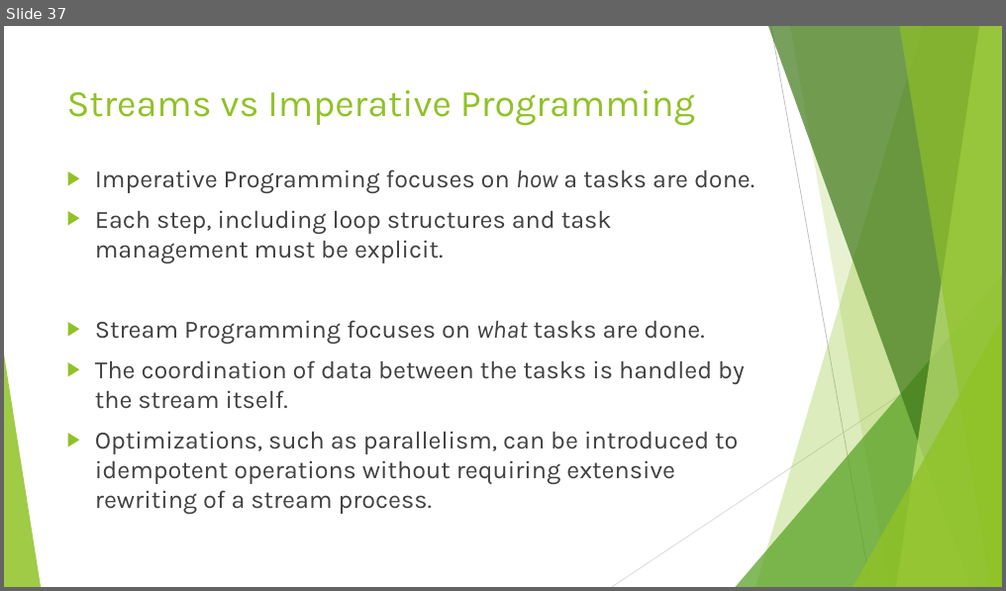
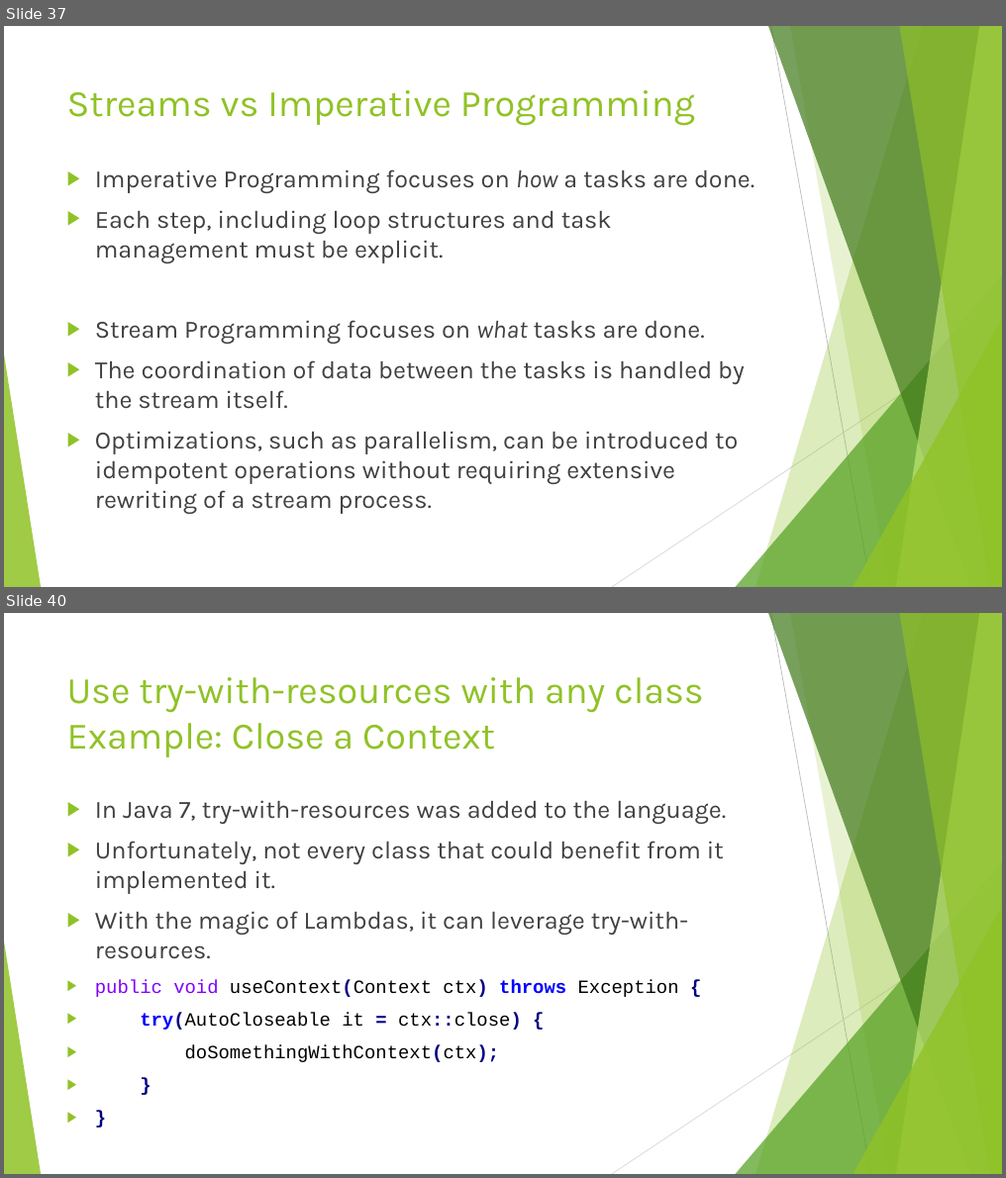
Before and after one commit to RichardRoda/2017-CodePaLOUsa-Lambda, a slide deck: Learning to Love the Lambda in the Stream.pptx. Shown one above the other, each under a label of ours: slide 37 before the commit, slides 37 and 40 after it; the slides between them are not shown. The pictures are 1006x591 and 1006x1178 pixels, drawn with LibreOffice and Linux fonts; fonts in the diff are those of the drawing. Boxes give left, top, right and bottom in pixels: in the first picture for what was removed or moved away, otherwise in the second. Text is boxed around its words. In the diff, an @@ line names an element or a change of style, - is before the commit and + after.

Commit message:
Remove section about unit testing.  Add section about AutoCloseable as lambda and the CloseIt library.

```diff
--- a/Learning to Love the Lambda in the Stream.pptx
+++ b/Learning to Love the Lambda in the Stream.pptx
@@ slide 40 added at (x1=4, y1=613, x2=1002, y2=1174), background #FFFFFF; not listed: 10 template elements that a slide beside it also shows @@
@@ title added at (x1=67, y1=677, x2=704, y2=758), 36 pt, text #90C226 @@
+Use try-with-resources with any class
+Example: Close a Context
@@ text added at (x1=95, y1=800, x2=726, y2=1062), 24 pt, text #404040 @@
+▶ In Java 7, try-with-resources was added to the language.
+▶ Unfortunately, not every class that could benefit from it implemented it.
+▶ With the magic of Lambdas, it can leverage try-with-resources.
+▶ public void useContext(Context ctx) throws Exception {
+▶ try(AutoCloseable it = ctx::close) {
+▶ doSomethingWithContext(ctx);
+▶ }
+▶ }
```
Also in this commit, not shown: 2 slides changed, 8 other slides added, 4 slides removed, 1 other file.
